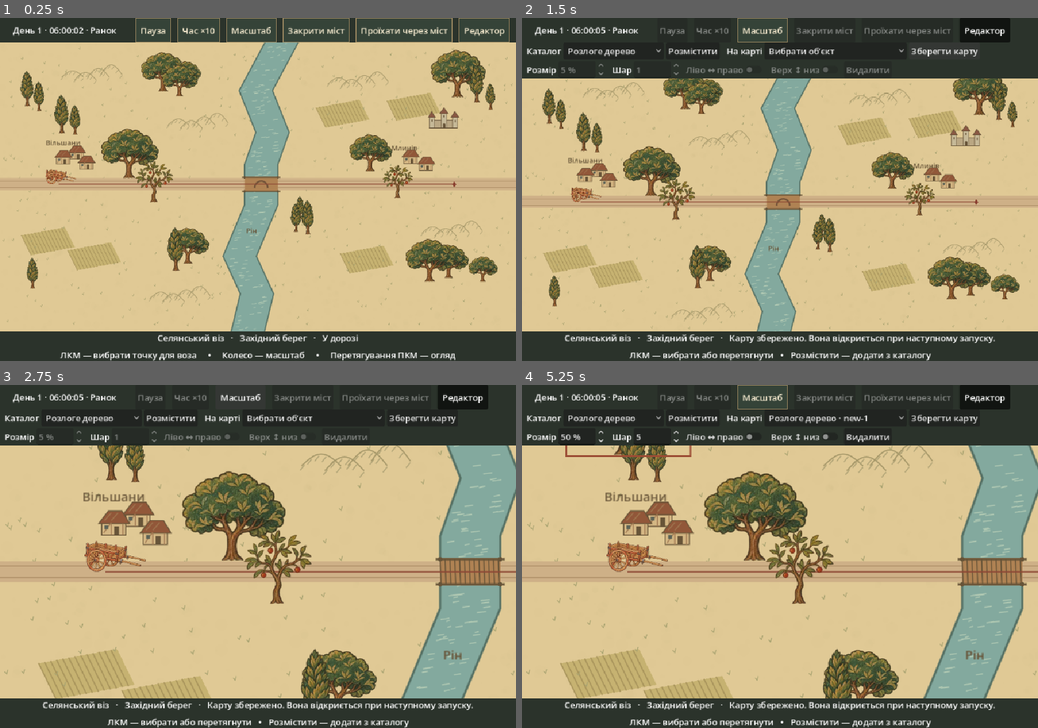
Above: before the commit, frames 1-4 (two rows, left to right).
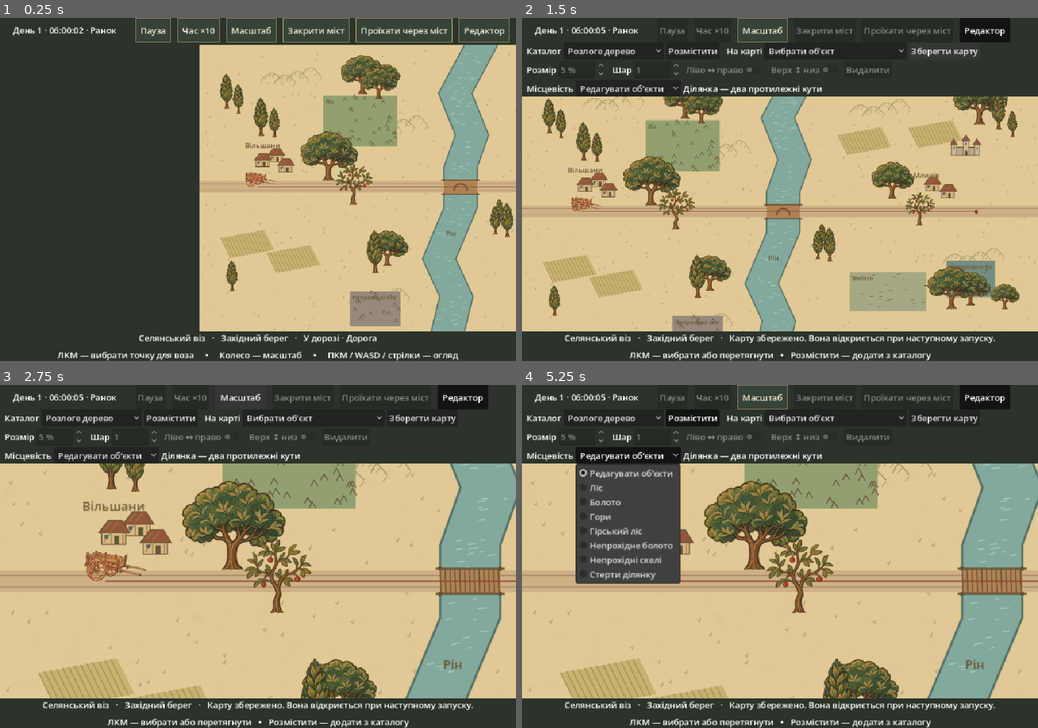
Above: after the commit, the same moments.

Repository: vladislavdovenko/MiddleAge_strategy
Game: Godot game, scene res://main.tscn
Same seed, same stepped clock (60 frames per second), same inputs: the game is played once before the commit and once after it.
Inputs (mouse positions are in pixels of both pictures, inside the frame that each line leads up to):
- Up to frame 1 (0.25 s): no input
- Up to frame 2 (1.5 s): click "Редактор" at 0.5 s; click "Зберегти карту" at 1.25 s
- Up to frame 3 (2.75 s): click "Масштаб" at 2 s
- Up to frame 4 (5.25 s): click "Розлоге дерево" at 2.75 s; click "Розмістити" at 3.5 s; click "Вибрати об’єкт" at 4.25 s; click (630, 457) at 5 s, where only the run after the commit has a clickable "Редагувати об’єкти"

The runs differ from the first frame. In frame 1, 57% of the frame differs, in the area x 0-100%, y 7-100%; in frame 2, 27%; in frame 3, 24%; in frame 4, 29%.

Commit message:
Add editable terrain, barriers and free map scrolling

Diff:
--- a/data/east.json
+++ b/data/east.json
@@ -1 +1 @@
-{"id": "east", "name": "Східний берег", "origin": [486, 0], "size": [474, 540]}
+{"id": "east", "name": "Східний берег", "origin": [486, 0], "size": [1434, 1080]}
--- a/data/valley.json
+++ b/data/valley.json
@@ -1,7 +1,7 @@
 {
  "size": [
-  960,
-  540
+  1920,
+  1080
  ],
  "bridge_y": 265,
  "bridge_half_height": 14,
@@ -38,6 +38,22 @@
   [
    430,
    540
+  ],
+  [
+   470,
+   690
+  ],
+  [
+   397,
+   810
+  ],
+  [
+   445,
+   960
+  ],
+  [
+   394,
+   1080
   ]
  ],
  "road_half_height": 11,
@@ -379,5 +395,102 @@
   "cart": "Декоративний віз",
   "cottage": "Селянська хата",
   "manor": "Маєток"
- }
+ },
+ "surfaces": {
+  "forest": {
+   "label": "Ліс",
+   "factor": 0.32,
+   "color": "#92a070"
+  },
+  "marsh": {
+   "label": "Болото",
+   "factor": 0.28,
+   "color": "#a6a785"
+  },
+  "mountains": {
+   "label": "Гори",
+   "factor": 0.38,
+   "color": "#b7a18a"
+  },
+  "mountain_forest": {
+   "label": "Гірський ліс",
+   "factor": 0.18,
+   "color": "#849377"
+  },
+  "deep_marsh": {
+   "label": "Непрохідне болото",
+   "factor": 0,
+   "color": "#748e80"
+  },
+  "cliff": {
+   "label": "Непрохідні скелі",
+   "factor": 0,
+   "color": "#97897c"
+  }
+ },
+ "zones": [
+  {
+   "kind": "forest",
+   "x": 230,
+   "y": 95,
+   "w": 138,
+   "h": 95
+  },
+  {
+   "kind": "marsh",
+   "x": 610,
+   "y": 378,
+   "w": 142,
+   "h": 73
+  },
+  {
+   "kind": "deep_marsh",
+   "x": 790,
+   "y": 357,
+   "w": 90,
+   "h": 68
+  },
+  {
+   "kind": "cliff",
+   "x": 280,
+   "y": 460,
+   "w": 94,
+   "h": 65
+  },
+  {
+   "kind": "mountains",
+   "x": 990,
+   "y": 290,
+   "w": 320,
+   "h": 210
+  },
+  {
+   "kind": "forest",
+   "x": 1120,
+   "y": 365,
+   "w": 260,
+   "h": 200
+  },
+  {
+   "kind": "mountain_forest",
+   "x": 120,
+   "y": 695,
+   "w": 200,
+   "h": 140
+  },
+  {
+   "kind": "forest",
+   "x": 720,
+   "y": 740,
+   "w": 240,
+   "h": 170
+  },
+  {
+   "kind": "deep_marsh",
+   "x": 1230,
+   "y": 835,
+   "w": 190,
+   "h": 112
+  }
+ ]
 }
--- a/data/west.json
+++ b/data/west.json
@@ -1 +1 @@
-{"id": "west", "name": "Західний берег", "origin": [0, 0], "size": [486, 540]}
+{"id": "west", "name": "Західний берег", "origin": [0, 0], "size": [486, 1080]}
--- a/editor/objects.gd
+++ b/editor/objects.gd
@@ -3,6 +3,7 @@
 const SAVE_PATH := "user://valley-objects-v1.json"
 const MIN_SCALE := 0.05
 const MAX_SCALE := 4.0
+var map_data: Dictionary
 var textures := {}
 var sprites := {}
 var bounds: Rect2
@@ -10,6 +11,7 @@
 var read_error := ""
 
 func setup(data: Dictionary, area: Rect2, file_path: String = SAVE_PATH) -> void:
+	map_data = data
 	y_sort_enabled = true
 	bounds = area
 	for key in data.assets:
@@ -19,6 +21,7 @@
 		var candidate = JSON.parse_string(FileAccess.get_file_as_string(file_path))
 		if valid_package(candidate):
 			rows = candidate.objects
+			if candidate.has("zones"): data.zones = candidate.zones
 		else:
 			read_error = "Помилка файлу карти. Відкрито початкову карту."
 	for row in rows:
@@ -27,6 +30,14 @@
 func valid_package(package: Variant) -> bool:
 	if not package is Dictionary or package.get("version") != 1 or not package.get("objects") is Array:
 		return false
+	if package.has("zones"):
+		if not package.zones is Array: return false
+		for zone in package.zones:
+			if not zone is Dictionary or not map_data.surfaces.has(zone.get("kind","")): return false
+			for k in ["x","y","w","h"]:
+				if typeof(zone.get(k)) not in [TYPE_FLOAT,TYPE_INT] or not is_finite(float(zone[k])): return false
+			var rect := Rect2(zone.x,zone.y,zone.w,zone.h)
+			if not rect.has_area() or not bounds.encloses(rect): return false
 	var ids := {}
 	for row in package.objects:
 		if not row is Dictionary: return false
@@ -86,7 +97,7 @@
 	var tmp := file_path + ".tmp"
 	var f := FileAccess.open(tmp,FileAccess.WRITE)
 	if f == null: return FileAccess.get_open_error()
-	f.store_string(JSON.stringify({"version":1,"objects":rows},"  "))
+	f.store_string(JSON.stringify({"version":1,"objects":rows,"zones":map_data.zones},"  "))
 	f.flush()
 	var err := f.get_error()
 	f.close()
--- a/editor/tools.gd
+++ b/editor/tools.gd
@@ -1,5 +1,9 @@
 extends VBoxContainer
 
+signal surfaces_changed
+var brush := OptionButton.new()
+var first_corner := Vector2.INF
+var occupied := Vector2.INF
 signal feedback(message: String)
 const Objects = preload("res://editor/objects.gd")
 var objects: Objects
@@ -71,6 +75,20 @@
 	layers.value_changed.connect(func(_v): _apply())
 	mirror_h.toggled.connect(func(_v): _apply())
 	mirror_v.toggled.connect(func(_v): _apply())
+	var terrain_row := HBoxContainer.new()
+	add_child(terrain_row)
+	label(terrain_row,"  Місцевість")
+	terrain_row.add_child(brush)
+	brush.add_item("Редагувати об’єкти")
+	for k in store.map_data.surfaces:
+		brush.add_item(store.map_data.surfaces[k].label)
+		brush.set_item_metadata(brush.item_count-1,k)
+	brush.add_item("Стерти ділянку")
+	brush.set_item_metadata(brush.item_count-1,"erase")
+	brush.item_selected.connect(func(_i): first_corner = Vector2.INF; choose(null))
+	place.toggled.connect(func(on):
+		if on: brush.select(0); first_corner = Vector2.INF)
+	label(terrain_row,"Ділянка — два протилежні кути")
 	refresh_list()
 	choose(null)
 
@@ -134,6 +152,32 @@
 		feedback.emit("Не вдалося зберегти карту: "+error_string(err))
 
 func handle(event: InputEvent, pos: Vector2) -> bool:
+	if brush.selected>0 and event is InputEventMouseButton and event.button_index==MOUSE_BUTTON_LEFT:
+		if not event.pressed or not objects.bounds.has_point(pos): return true
+		var kind: String = brush.get_item_metadata(brush.selected)
+		var zones: Array = objects.map_data.zones
+		if kind == "erase":
+			for i in range(zones.size()-1,-1,-1):
+				var z: Dictionary = zones[i]
+				if Rect2(z.x,z.y,z.w,z.h).has_point(pos):
+					zones.remove_at(i)
+					dirty = true
+					surfaces_changed.emit()
+					break
+		elif first_corner == Vector2.INF:
+			first_corner = pos
+			feedback.emit("Тепер клацніть протилежний кут")
+		else:
+			var r := Rect2(first_corner,pos-first_corner).abs()
+			first_corner = Vector2.INF
+			if r.size.x < 2 or r.size.y < 2: return true
+			if objects.map_data.surfaces[kind].factor == 0 and r.has_point(occupied):
+				feedback.emit("Спершу відведіть віз із цієї ділянки")
+				return true
+			zones.append({"kind":kind,"x":r.position.x,"y":r.position.y,"w":r.size.x,"h":r.size.y})
+			dirty = true
+			surfaces_changed.emit()
+		return true
 	if event is InputEventMouseButton and event.button_index == MOUSE_BUTTON_LEFT:
 		if not event.pressed:
 			dragging = false
--- a/main.gd
+++ b/main.gd
@@ -14,6 +14,7 @@
 var cart := Sprite2D.new()
 var wheel := ShaderMaterial.new()
 var path := Line2D.new()
+var terrain_changed := false
 var selected := true
 var marker := Polygon2D.new()
 var remainder := 0.0
@@ -48,6 +49,12 @@
 	$Frame/View/Land.add_child(objects)
 	objects.setup(valley.data,valley.bounds)
 	$Tools.setup(objects,valley.data.asset_labels)
+	$Tools.surfaces_changed.connect(func():
+		valley.graph = null
+		terrain_changed = true
+		landscape.queue_redraw()
+		notice = "Місцевість змінено"
+		_refresh())
 	$Tools.feedback.connect(func(message: String): notice = message; _refresh())
 	$Bar/Editor.toggled.connect(_edit_mode)
 	cart.texture = load(valley.data.assets.cart)
@@ -82,6 +89,11 @@
 
 func _edit_mode(active: bool) -> void:
 	$Tools.visible = active
+	$Tools.first_corner = Vector2.INF
+	$Tools.occupied = group.position
+	if not active and terrain_changed:
+		terrain_changed = false
+		if group.moving and not order(group.target): group.moving = false
 	$Tools.choose(null)
 	for control in [$Bar/Pause,$Bar/Speed,$Bar/Bridge,$Bar/Demo]:
 		control.disabled = active
@@ -95,7 +107,7 @@
 	landscape.queue_redraw()
 	camera.zoom = Vector2.ONE*(1.8 if close else 1.0)
 	cart.scale = Vector2.ONE*(0.20 if close else 0.18)
-	camera.position = focus if close else valley.bounds.get_center()
+	camera.position = focus
 	_camera_bounds()
 
 func _camera_bounds() -> void:
@@ -159,6 +171,13 @@
 	_refresh()
 
 func _process(delta: float) -> void:
+	if camera != null and not get_viewport().gui_get_focus_owner() is LineEdit:
+		var dir := Vector2(
+			int(Input.is_key_pressed(KEY_D) or Input.is_key_pressed(KEY_RIGHT))-int(Input.is_key_pressed(KEY_A) or Input.is_key_pressed(KEY_LEFT)),
+			int(Input.is_key_pressed(KEY_S) or Input.is_key_pressed(KEY_DOWN))-int(Input.is_key_pressed(KEY_W) or Input.is_key_pressed(KEY_UP)))
+		if dir!=Vector2.ZERO:
+			camera.position += dir.normalized()*460*delta/camera.zoom
+			_camera_bounds()
 	if paused or $Tools.visible or group == null: return
 	remainder += delta*float(valley.data.rates[rate_index])
 	var elapsed := floori(remainder)
@@ -180,5 +199,8 @@
 	var day := 1+int((world.time_seconds+21600)/86400)
 	$Bar/Clock.text = "День %d · %02d:%02d:%02d · %s" % [day,int(t/3600),int(t/60)%60,t%60,PHASES[world.phase()]]
 	$Bar/Speed.text = "Час ×%d" % int(valley.data.rates[rate_index])
+	var terrain := valley.terrain_at(group.position)
+	var ground := "Дорога" if terrain=="road" else "Поле"
+	if valley.data.surfaces.has(terrain): ground = valley.data.surfaces[terrain].label
 	var state := "У дорозі" if group.moving else "На місці"
-	$Status.text = "%s   ·   %s   ·   %s" % ["Селянський віз",valley.region_at(group.position),state if notice.is_empty() else notice]
+	$Status.text = "%s   ·   %s   ·   %s" % ["Селянський віз",valley.region_at(group.position),(state+" · "+ground) if notice.is_empty() else notice]
--- a/main.tscn
+++ b/main.tscn
@@ -58,5 +58,5 @@
 horizontal_alignment = 1
 
 [node name="Help" type="Label" parent="."]
-text = "ЛКМ — вибрати точку для воза     •     Колесо — масштаб     •     Перетягування ПКМ — огляд"
+text = "ЛКМ — вибрати точку для воза     •     Колесо — масштаб     •     ПКМ / WASD / стрілки — огляд"
 horizontal_alignment = 1
--- a/map/countryside.gd
+++ b/map/countryside.gd
@@ -13,8 +13,8 @@
 	var rng := RandomNumberGenerator.new()
 	rng.seed = 1529
 	draw_rect(valley.bounds,paper)
-	for i in 1700:
-		var p := Vector2(rng.randf_range(0,960),rng.randf_range(0,540))
+	for i in 5900:
+		var p := Vector2(rng.randf_range(0,valley.bounds.end.x),rng.randf_range(0,valley.bounds.end.y))
 		draw_circle(p,rng.randf_range(1,7),Color(0.44,0.40,0.22,0.014))
 	# Short contours gather into ridges, leaving the road and floodplain open.
 	for ridge: Vector2 in [Vector2(115,65),Vector2(312,155),Vector2(610,78),Vector2(785,356),Vector2(279,478)]:
@@ -34,20 +34,31 @@
 		for j in 13:
 			var at: Vector2 = field+dx*j/13.0
 			draw_line(at,at+dy,Color("#a7935b"),1.1,true)
-	for i in 350:
-		var p := Vector2(rng.randf_range(6,953),rng.randf_range(12,530))
+	for i in 1200:
+		var p := Vector2(rng.randf_range(6,valley.bounds.end.x-6),rng.randf_range(12,valley.bounds.end.y-10))
 		draw_polyline(PackedVector2Array([p+Vector2(-2,-2),p,p+Vector2(1,-4)]),Color("#a7a270"),0.8,true)
+	for zone in valley.data.zones:
+		var r: Rect2 = valley.zone_rect(zone)
+		var info: Dictionary = valley.data.surfaces[zone.kind]
+		draw_rect(r,Color(info.color))
+		for i in int(r.get_area()/400):
+			var spot := r.position+Vector2(rng.randf(),rng.randf())*r.size
+			var shape := PackedVector2Array([spot+Vector2(-3,2),spot+Vector2(0,-4),spot+Vector2(4,2)])
+			if zone.kind in ["marsh","deep_marsh"]:
+				draw_line(spot-Vector2(3,0),spot+Vector2(3,0),ink,0.7,true)
+			else: draw_polyline(shape,ink,0.9,true)
+		draw_string(ThemeDB.fallback_font,r.position+Vector2(4,15),info.label,HORIZONTAL_ALIGNMENT_LEFT,int(r.size.x)-6,11,ink)
 	draw_colored_polygon(valley.river,Color("#83a99e"))
 	for bank in [valley.left,valley.right]:
 		draw_polyline(bank,Color("#546f63"),2,true)
 	for i in 165:
-		var y := rng.randf_range(2,538)
+		var y := rng.randf_range(2,valley.bounds.end.y-2)
 		var x: float = valley.bank_x(y)+rng.randf_range(4,50)
 		draw_line(Vector2(x,y),Vector2(x+rng.randf_range(3,9),y-1),Color("#afc8b2"),1,true)
 	var y: float = valley.road_y
 	var bx: float = valley.bridge.position.x
 	var ex: float = valley.bridge.end.x
-	for ends in [[0,bx],[ex,960]]:
+	for ends in [[0,bx],[ex,valley.bounds.end.x]]:
 		draw_rect(Rect2(ends[0],y-valley.data.road_half_height,ends[1]-ends[0],valley.data.road_half_height*2),Color("#ceb087"))
 		for off in [-6,6]:
 			draw_line(Vector2(ends[0],y+off),Vector2(ends[1],y+off),Color("#ad8e66"),1,true)
--- a/map/valley.gd
+++ b/map/valley.gd
@@ -55,8 +55,35 @@
 	return ""
 
 
+func zone_rect(zone: Dictionary) -> Rect2:
+	return Rect2(zone.x,zone.y,zone.w,zone.h)
+
+func terrain_at(p: Vector2) -> String:
+	var kind := "field"
+	var forest := false
+	var mountain := false
+	var slowest: float = data.field_factor
+	for zone in data.zones:
+		if not zone_rect(zone).has_point(p): continue
+		var k: String = zone.kind
+		var f: float = data.surfaces[k].factor
+		if f == 0: return k
+		forest = forest or k=="forest"
+		mountain = mountain or k=="mountains"
+		if f < slowest:
+			slowest = f
+			kind = k
+	if absf(p.y-road_y)<=float(data.road_half_height): return "road"
+	return "mountain_forest" if mountain and forest else kind
+
+func factor_at(p: Vector2) -> float:
+	var kind := terrain_at(p)
+	if kind=="road": return data.road_factor
+	if kind=="field": return data.field_factor
+	return data.surfaces[kind].factor
+
 func walkable(p: Vector2) -> bool:
-	if not bounds.has_point(p):
+	if not bounds.has_point(p) or factor_at(p)<=0:
 		return false
 	var x := bank_x(p.y)
 	if p.x <= x + 0.0001 or p.x >= x + float(data.river_width) - 0.0001:
@@ -79,6 +106,14 @@
 			var hit = Geometry2D.segment_intersects_segment(a,b,bank[i-1],bank[i])
 			if hit != null and delta.length_squared()>0:
 				ts.append(clampf((Vector2(hit)-a).dot(delta)/delta.length_squared(),0,1))
+	for zone in data.zones:
+		var rect := zone_rect(zone)
+		if not rect.grow(0.01).intersects(Rect2(a,b-a).abs().grow(0.01)): continue
+		for axis in 2:
+			if absf(delta[axis]) < 0.00001: continue
+			for edge: float in [rect.position[axis],rect.end[axis]]:
+				var t: float = (edge-a[axis])/delta[axis]
+				if t>0 and t<1: ts.append(t)
 	ts.sort()
 	return ts
 
@@ -91,7 +126,7 @@
 		if ts[i]-ts[i-1]<0.000001: continue
 		var mid := a.lerp(b,(ts[i]+ts[i-1])*0.5)
 		if not walkable(mid): return INF
-		var factor: float = data.road_factor if absf(mid.y-road_y)<=float(data.road_half_height) else data.field_factor
+		var factor := factor_at(mid)
 		cost += distance*(ts[i]-ts[i-1])/factor
 	return cost
 
@@ -102,28 +137,46 @@
 	func _estimate_cost(_a: int,_b: int) -> float:
 		return 0.0
 
+var graph: TravelGraph
+var cached_open := true
+
+func connect_if_clear(g: TravelGraph, i: int,j: int) -> void:
+	var cost := edge_cost(g.get_point_position(i),g.get_point_position(j))
+	if is_finite(cost):
+		g.costs[Vector2i(mini(i,j),maxi(i,j))] = cost
+		g.connect_points(i,j)
+
+func rebuild_graph() -> void:
+	var nodes := anchors.duplicate()
+	for zone in data.zones:
+		var r := zone_rect(zone).grow(0.25)
+		nodes.append_array(PackedVector2Array([r.position,r.end,Vector2(r.end.x,r.position.y),Vector2(r.position.x,r.end.y)]))
+	for x in [1,109,845,960,1440,1919]: nodes.append(Vector2(x,road_y))
+	graph = TravelGraph.new()
+	cached_open = bridge_open
+	for i in nodes.size(): graph.add_point(i+2,nodes[i])
+	for i in nodes.size():
+		for j in range(i+1,nodes.size()): connect_if_clear(graph,i+2,j+2)
+
 func route(a: Vector2,b: Vector2,speed: float) -> Dictionary:
 	if speed <= 0 or not walkable(a) or not walkable(b): return {}
 	if a.is_equal_approx(b): return {"points":PackedVector2Array([a]),"times":PackedFloat64Array([0])}
-	var nodes := PackedVector2Array([a,b])
-	nodes.append_array(anchors)
-	for p in [a,b]:
-		nodes.append(Vector2(p.x, road_y))
-	var g := TravelGraph.new()
-	for i in nodes.size(): g.add_point(i,nodes[i])
-	for i in nodes.size():
-		for j in range(i+1,nodes.size()):
-			var cost := edge_cost(nodes[i],nodes[j])
-			if is_finite(cost):
-				g.costs[Vector2i(i,j)] = cost
-				g.connect_points(i,j)
+	if graph == null or cached_open != bridge_open: rebuild_graph()
+	var g := graph
+	for id in [0,1]:
+		if g.has_point(id): g.remove_point(id)
+		g.add_point(id,a if id==0 else b)
+	for id in [0,1]:
+		for other in g.get_point_ids():
+			if other == id or g.are_points_connected(id,other): continue
+			connect_if_clear(g,id,other)
 	var ids := g.get_id_path(0,1)
 	if ids.is_empty(): return {}
 	var points := PackedVector2Array([a])
 	var times := PackedFloat64Array([0])
 	for i in range(1,ids.size()):
-		var start := nodes[ids[i-1]]
-		var end := nodes[ids[i]]
+		var start := g.get_point_position(ids[i-1])
+		var end := g.get_point_position(ids[i])
 		for t in cuts(start,end):
 			var next := start.lerp(end,t)
 			if points[-1].distance_to(next)<0.0001: continue
--- a/tests/map_checks.gd
+++ b/tests/map_checks.gd
@@ -81,28 +81,51 @@
 	editor.mirror_v.button_pressed = true
 	check(is_equal_approx(new_tree.scale.x,0.73) and new_tree.z_index==10 and new_tree.flip_h and new_tree.flip_v,"edit object properties")
 	check(ui.objects.pick(new_tree.position+Vector2(0,-4))==new_tree or ui.objects.pick(new_tree.position+Vector2(0,-65))==new_tree,"object picking")
+	var start_count: int = v.data.zones.size()
+	editor.brush.select(1)
+	editor.handle(event,Vector2(1440,620))
+	editor.handle(event,Vector2(1480,665))
+	check(v.data.zones.size()==start_count+1 and v.terrain_at(Vector2(1460,640))=="forest","paint terrain")
 	var tmp := "user://editor-test-%s.json" % OS.get_process_id()
 	check(ui.objects.save_layout(tmp)==OK and ui.objects.save_layout(tmp)==OK,"save and replace")
 	var restored = ui.Objects.new()
 	restored.setup(ui.valley.data,ui.valley.bounds,tmp)
 	var loaded: Sprite2D = restored.sprites[id]
 	check(loaded.position==new_tree.position and loaded.flip_h and loaded.flip_v and loaded.z_index==10 and loaded.scale==new_tree.scale,"reload exact placement")
+	check(restored.map_data.zones.size()==start_count+1,"persist painted surface")
+	editor.brush.select(editor.brush.item_count-1)
+	editor.handle(event,Vector2(1460,640))
+	check(v.data.zones.size()==start_count,"erase terrain")
+	editor.brush.select(0)
 	restored.free()
 	DirAccess.remove_absolute(tmp)
 	new_tree.flip_h = false
 	new_tree.flip_v = false
 	new_tree.z_index = 5
 	ui.get_node("Bar/Editor").button_pressed = false
+	check(v.factor_at(Vector2(245,150)) < v.data.field_factor,"forest slows movement")
+	check(v.factor_at(Vector2(650,400)) < v.data.field_factor,"marsh slows movement")
+	check(v.factor_at(Vector2(1150,390)) < v.factor_at(Vector2(1000,350)),"mountain forest overlap")
+	for blocked in [Vector2(810,380),Vector2(300,480)]:
+		check(not v.walkable(blocked),"blocked terrain")
+	var detour := v.route(Vector2(760,390),Vector2(910,390),2)
+	check(not detour.is_empty(),"route around marsh")
+	for i in range(1,detour.points.size()):
+		for j in 21: check(v.walkable(detour.points[i-1].lerp(detour.points[i],j/20.0)),"route avoids deep marsh")
+	ui.set_zoom(false,Vector2(1810,960))
+	check(ui.camera.position.x>1000 and ui.camera.position.y>650,"camera reaches far corner")
+	ui.set_zoom(false,new_tree.position)
 	if "--preview" in OS.get_cmdline_user_args():
 		for side in [-1,1]:
 			ui.group.position = new_tree.position+Vector2(0,4*side)
 			ui._refresh()
+			await process_frame
 			var natural := await crop_at(ui,new_tree.position)
 			ui.cart.z_index = 5+side
 			var expected := await crop_at(ui,new_tree.position)
 			ui.cart.z_index = 5-side
 			var reversed := await crop_at(ui,new_tree.position)
-			check(natural.get_data()==expected.get_data() and natural.get_data()!=reversed.get_data(),"rendered off-road depth both sides")
+			check(natural.get_data()==expected.get_data() and natural.get_data()!=reversed.get_data(),"depth side=%d expected=%s distinct=%s" % [side,natural.get_data()==expected.get_data(),natural.get_data()!=reversed.get_data()])
 			ui.cart.z_index = 5
 		ui.get_node("Bar/Editor").button_pressed = true
 		editor.choose(new_tree)
@@ -113,6 +136,9 @@
 	quit(1 if failed else 0)
 
 func crop_at(ui, pos: Vector2) -> Image:
+	await process_frame
+	await RenderingServer.frame_post_draw
+	await process_frame
 	await RenderingServer.frame_post_draw
 	var view: SubViewport = ui.get_node("Frame/View")
 	var center: Vector2 = view.get_canvas_transform()*pos
Not shown, added: engine_scope.md
